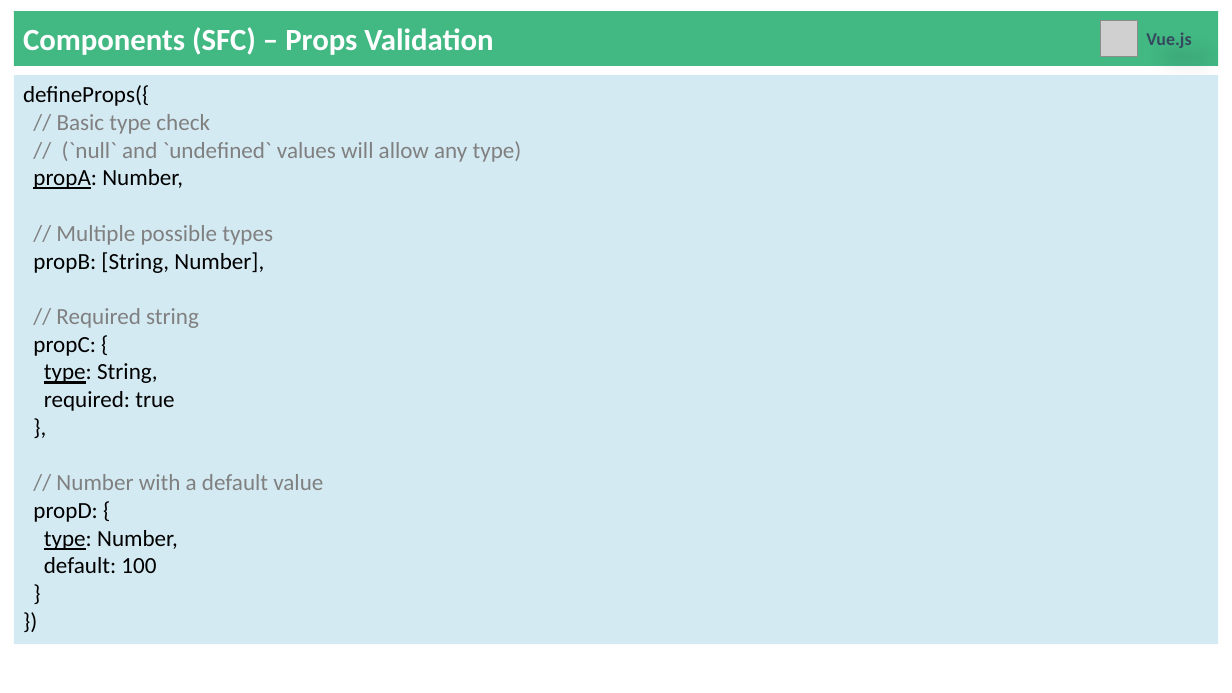
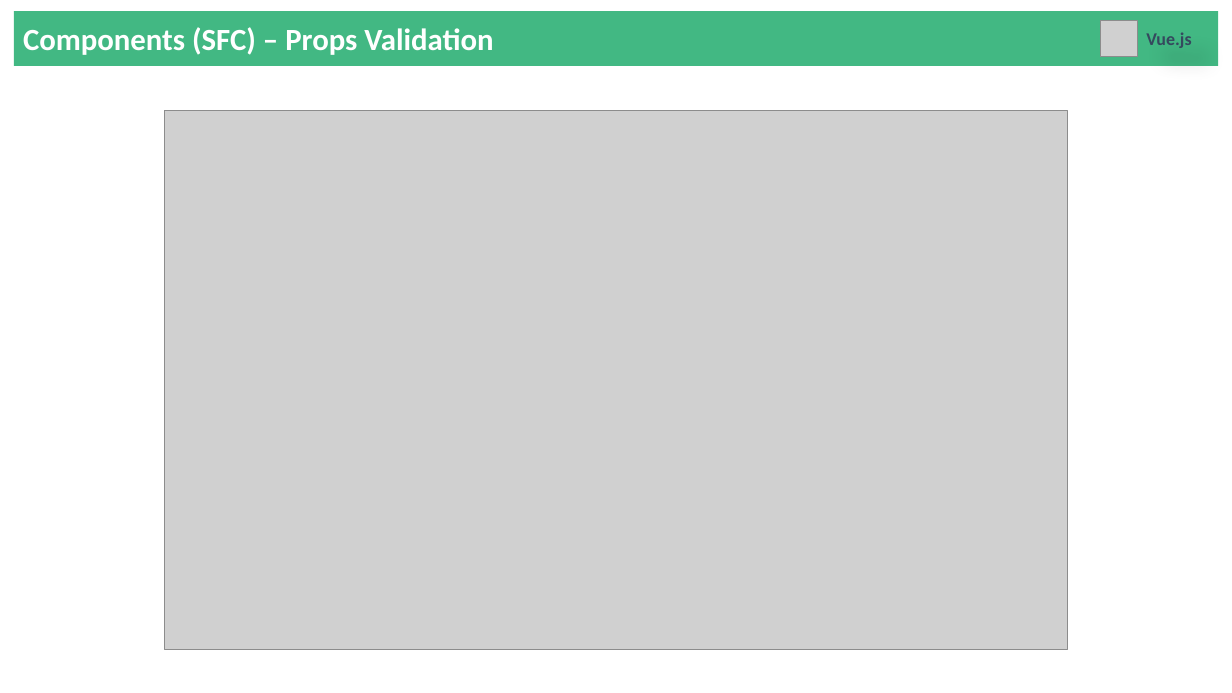
Before and after one commit to YeMyintSoeKMD/vue-creating, a slide deck: slide 46 of 9. Vue.js - Basic to Advance.pptx (slide 44 before the commit). Drawn at 1232x693 pixels with LibreOffice and Linux fonts; fonts in the diff are those of the drawing; grey boxes stand for pictures. Boxes give left, top, right and bottom in pixels: in the first picture for what was removed or moved away, otherwise in the second. Text is boxed around its words. In the diff, an @@ line names an element or a change of style, - is before the commit and + after.

```diff
--- a/9. Vue.js - Basic to Advance.pptx
+++ b/9. Vue.js - Basic to Advance.pptx
@@ rectangle removed at [14, 75, 1218, 644] @@
-defineProps({
-// Basic type check
-// (`null` and `undefined` values will allow any type)
-propA: Number,
-// Multiple possible types
-propB: [String, Number],
-// Required string
-propC: {
-type: String,
-required: true
-},
-// Number with a default value
-propD: {
-type: Number,
-default: 100
-}
-})
@@ picture added at [165, 110, 1067, 650] @@
```
Also in this commit, not shown: 10 other slides changed, 7 slides added, 10 other files.
